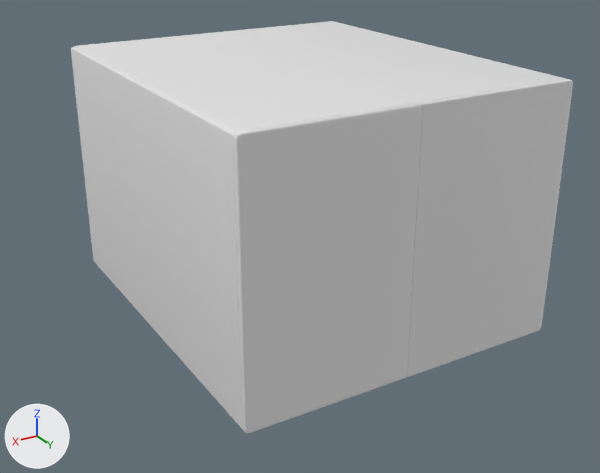
Renders of the FBX model Assets/Models/VanInnards-Blockout/Van-Interior.FBX from each side of a commit.
Before and after are seen from a camera (50 mm lens) standing at (3.47, 5.52, 3.28) and looking at (0.3, 0.25, 0.65). Every picture has the same lights, and +X, +Y and +Z are marked at lower left. Where no turn or scale is listed for an object, it has been applied to the vertices.

The scene before the commit, as lines of its bpy script (objects in view):
```python
me_mesh = bpy.data.meshes.new('Mesh')
me_mesh.from_pydata(...)  # 660 vertices, 1279 faces; spans x -0.94..1.7, y -3.01..0.03, z -0.95..1.05
ob_box006 = bpy.data.objects.new('Box006', me_mesh)
ob_box006.location = (-0.198, 1.526, 0.947)
```
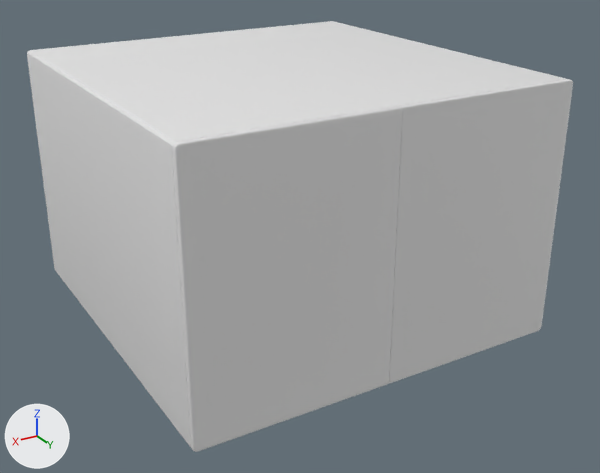
The newer file is also turned or shifted as a whole; pictures and numbers use the older file's frame.

Boxes (x1, y1, x2, y2) around the edits, measured in the pictures (600 x 473 px; the box of a moved part takes in the faces that stretch with it):
'Box006', reshaped (9% wider): before (71, 21, 573, 434); after (27, 21, 573, 452)
part 1 of me_mesh, moved or reshaped: before (233, 103, 422, 434); after (172, 106, 402, 452)
part 2 of me_mesh, moved or reshaped: before (152, 88, 569, 430); after (107, 88, 569, 447)
part 3 of me_mesh, moved or reshaped: before (132, 44, 570, 427); after (82, 44, 570, 445)
part 4 of me_mesh, moved or reshaped: before (94, 261, 152, 327); after (55, 270, 108, 339)
part 5 of me_mesh, moved or reshaped: before (71, 21, 423, 324); after (27, 21, 423, 336)

Edits to the bpy script that builds the scene:
```text
Change me_mesh:
    used by ob_box006; location = (-0.198, 1.526, 0.947)
    remove me_mesh.from_pydata(...)  # 660 vertices, 1279 faces; spans x -0.94..1.7, y -3.01..0.03, z -0.95..1.05
    add me_mesh.from_pydata(...)  # 660 vertices, 1279 faces; spans x -0.94..2.06, y -3.01..0.03, z -0.95..1.05
    me_mesh part 1: the loose piece of 108 vertices spanning x 0.4..1.7, y -0.01..0.03, z -0.95..1.05 is scaled about its middle by (1.16, 1, 1), then moved by (0.26, 0.0, 0.0)
    me_mesh part 2: 44 of the vertices in x 0.39..1.7, y -1.57..0.03, z -0.95..-0.9 are scaled about their middle by (1.16, 1, 1), then moved by (0.26, 0.0, 0.0)
    me_mesh part 3: 44 of the vertices in x 0.39..1.7, y -1.57..0.03, z 1.01..1.05 are scaled about their middle by (1.16, 1, 1), then moved by (0.26, 0.0, 0.0)
    me_mesh part 4: 10 of the vertices in x 1.65..1.7, y -3.01..-2.96, z -0.95..-0.9 are scaled about their middle by (1.16, 1, 1), then moved by (0.26, 0.0, 0.0)
    me_mesh part 5: 10 of the vertices in x 1.65..1.7, y -3.01..-2.96, z 1.01..1.05 are scaled about their middle by (1.16, 1, 1), then moved by (0.26, 0.0, 0.0)
```
